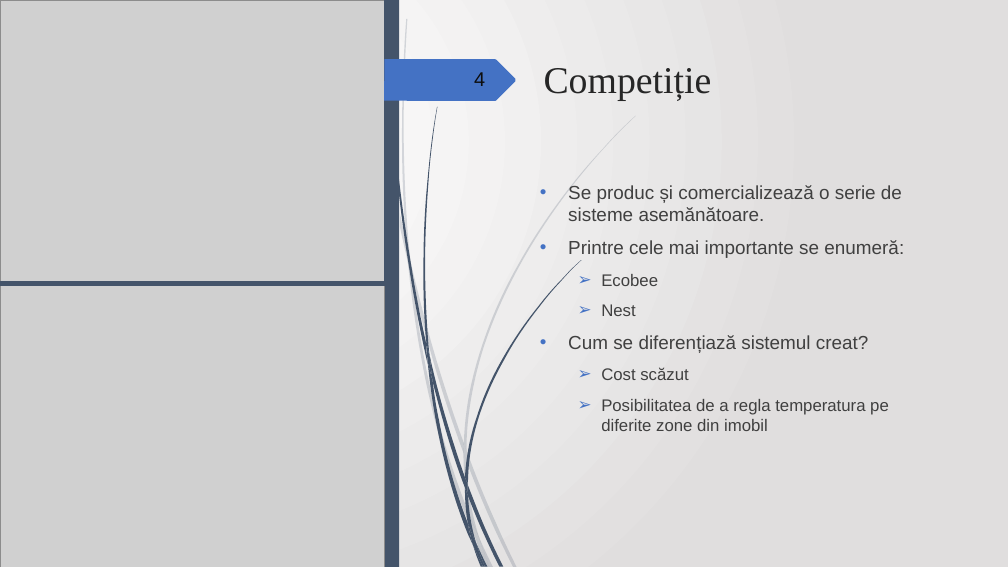
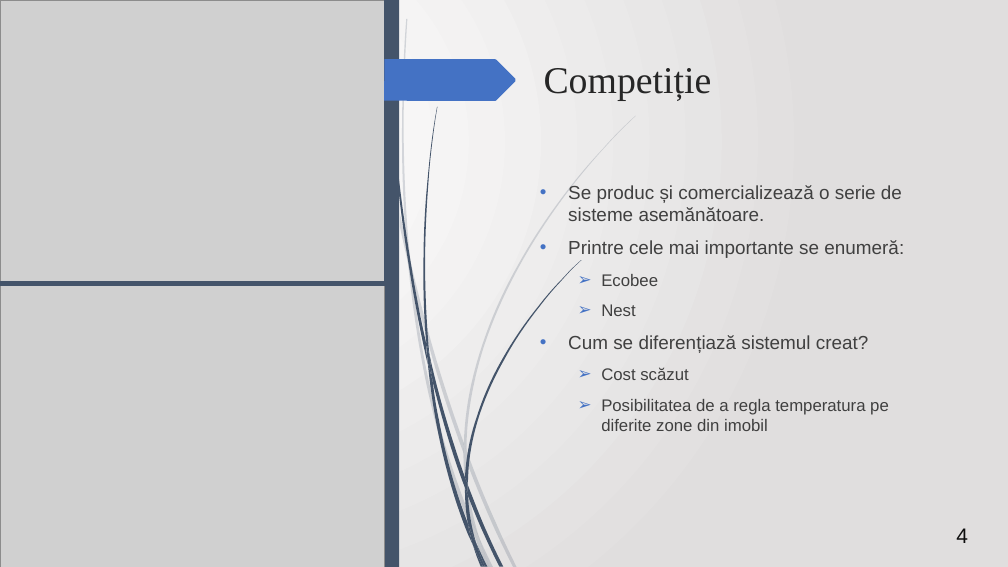
Before and after one commit to VitomirDragan/TemperatureManagement-IOT-, a slide deck: slide 4 of Prezentare/Termostat inteligent controlat printr-o aplicație web2.pptx. Drawn at 1008x567 pixels with LibreOffice and Linux fonts; fonts in the diff are those of the drawing; grey boxes stand for pictures. Boxes give left, top, right and bottom in pixels: in the first picture for what was removed or moved away, otherwise in the second. Text is boxed around its words. In the diff, an @@ line names an element or a change of style, - is before the commit and + after.

```diff
--- a/Prezentare/Termostat inteligent controlat printr-o aplicație web2.pptx
+++ b/Prezentare/Termostat inteligent controlat printr-o aplicație web2.pptx
@@ page number: place and size @@
-page number at (474, 72, 485, 86)
+page number at (956, 528, 968, 543)
@@ page number at (956, 528, 968, 543): size 19 to 20 pt @@
```
Also in this commit, not shown: 11 other files.
